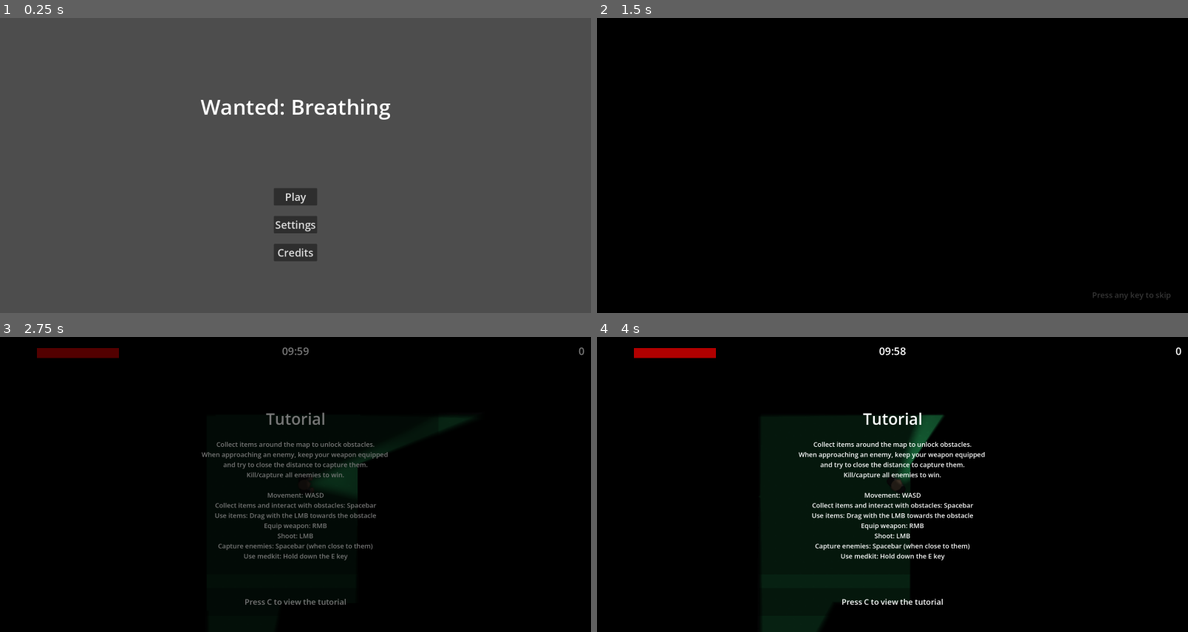
Above: before the commit, frames 1-4 (two rows, left to right).
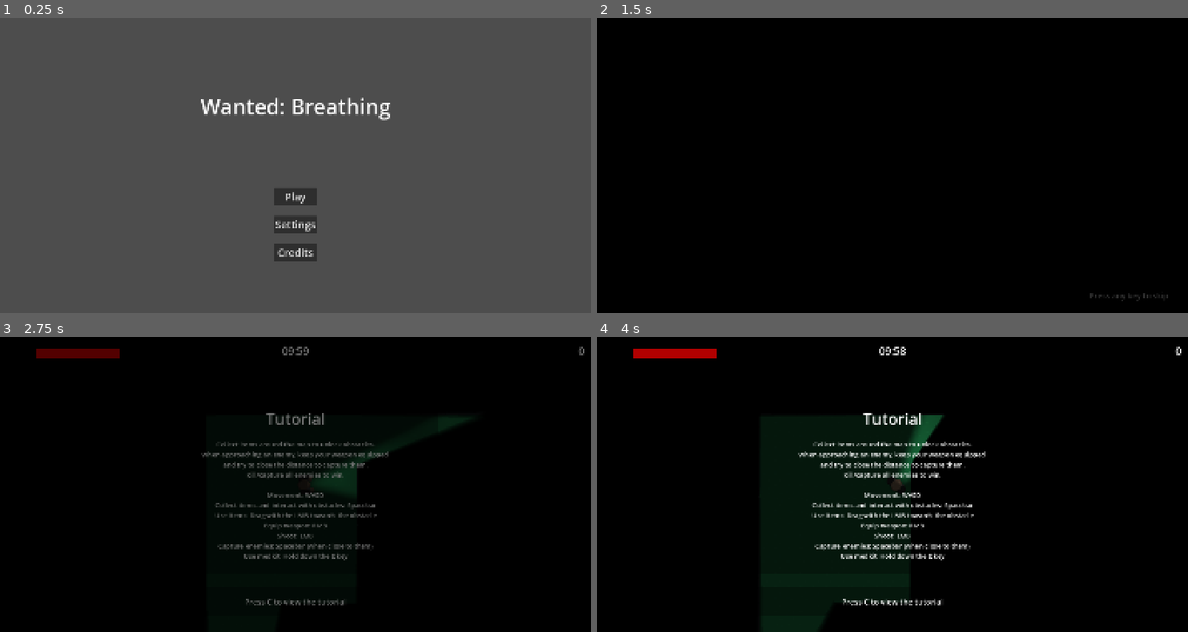
Above: after the commit, the same moments.

Repository: AltairGameStudio/Godot-Wild-Jam-93-Team-1
Game: Godot game, scene res://scenes/main_menu.tscn
Two runs of this game, one before a commit and one after it. Both use one fixed random seed, a clock stepped at 60 frames per second and the inputs below. The engine's default icon, where the game draws it, is replaced by a stand-in: a white triangle on a blue panel in a dark square. Sound files missing from this copy of the repository are replaced by a short silence.
Inputs (mouse positions are in pixels of both pictures, inside the frame that each line leads up to):
- Up to frame 1 (0.25 s): no input
- Up to frame 2 (1.5 s): click "Play" at 0.5 s; tap Enter (ui_accept) at 1.25 s; move the mouse to (1022, 150) at 1.27 s; hold D (ui_right) from 1.28 s (still down); hold Right mouse button (equip) from 1.28 s (still down); click (1022, 150) at 1.42 s
- Up to frame 3 (2.75 s): tap Enter (ui_accept) at 1.52 s; release D (ui_right) at 2 s; release Right mouse button (equip) at 2 s; tap C (open_controls) at 2 s; drag from (177, 499) to (319, 481) at 2.02 s
- Up to frame 4 (4 s): tap C (open_controls) at 2.75, 3.5 s; move the mouse to (951, 419) at 2.77 s; hold D (ui_right) 2.78-3.5 s; hold Space (interact) 2.78-3.5 s; drag from (862, 543) to (715, 440) at 3.52 s

The runs differ from the first frame. In frame 1, 0.8% of the frame differs, in the area x 34-67%, y 27-81%; in frame 2, 0.1%; in frame 3, 2.2%; in frame 4, 3.2%, in the area x 6-99%, y 3-91%.

Commit message:
Ajustando corte de elementos na Itch

Diff:
--- a/project.godot
+++ b/project.godot
@@ -25,6 +25,7 @@
 
 window/size/viewport_width=1800
 window/size/viewport_height=900
+window/stretch/mode="canvas_items"
 
 [editor]
 
--- a/scenes/intro_sequence.tscn
+++ b/scenes/intro_sequence.tscn
@@ -49,10 +49,17 @@
 vertical_alignment = 1
 
 [node name="Label2" type="Label" parent="." unique_id=1806175992]
-layout_mode = 0
-offset_left = 1508.0
-offset_top = 828.0
-offset_right = 1748.0
-offset_bottom = 862.0
+layout_mode = 1
+anchors_preset = 3
+anchor_left = 1.0
+anchor_top = 1.0
+anchor_right = 1.0
+anchor_bottom = 1.0
+offset_left = -300.0
+offset_top = -70.0
+offset_right = -60.0
+offset_bottom = -36.0
+grow_horizontal = 0
+grow_vertical = 0
 text = "Press any key to skip"
 label_settings = SubResource("LabelSettings_yle8u")
--- a/scenes/victory_sequence.tscn
+++ b/scenes/victory_sequence.tscn
@@ -43,10 +43,17 @@
 vertical_alignment = 1
 
 [node name="Label2" type="Label" parent="." unique_id=648799251]
-layout_mode = 0
-offset_left = 1520.0
-offset_top = 836.0
-offset_right = 1760.0
-offset_bottom = 870.0
+layout_mode = 1
+anchors_preset = 3
+anchor_left = 1.0
+anchor_top = 1.0
+anchor_right = 1.0
+anchor_bottom = 1.0
+offset_left = -300.0
+offset_top = -70.0
+offset_right = -60.0
+offset_bottom = -36.0
+grow_horizontal = 0
+grow_vertical = 0
 text = "Press any key to skip"
 label_settings = SubResource("LabelSettings_yle8u")
